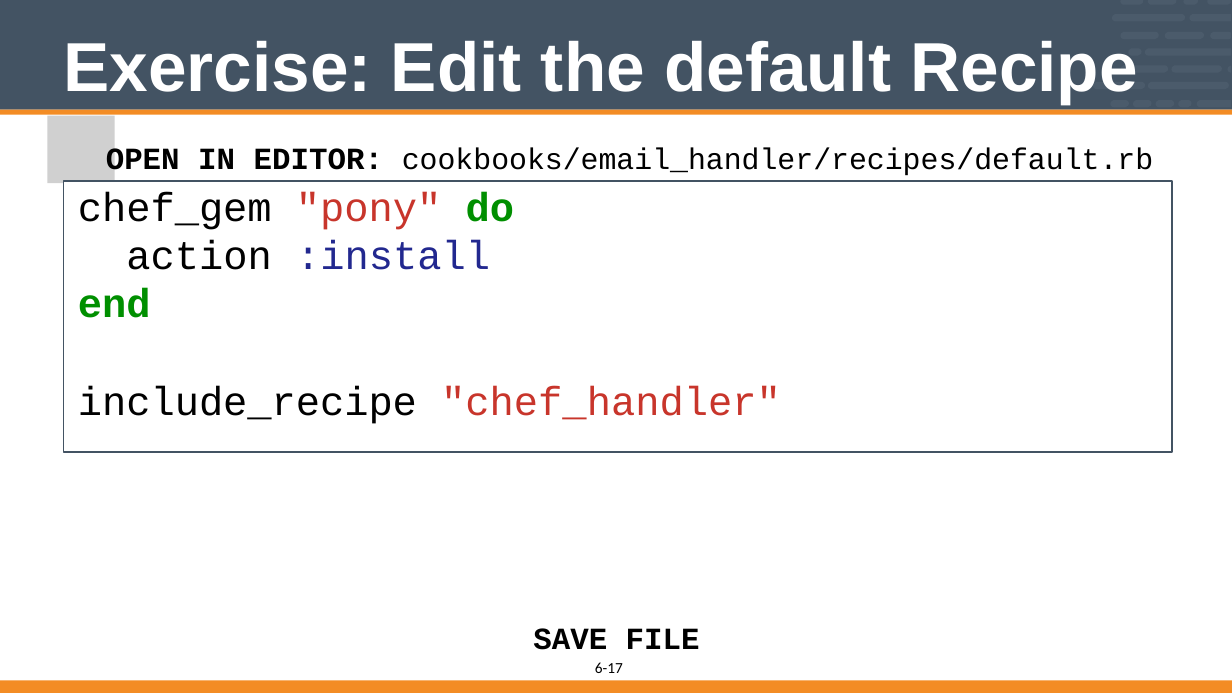
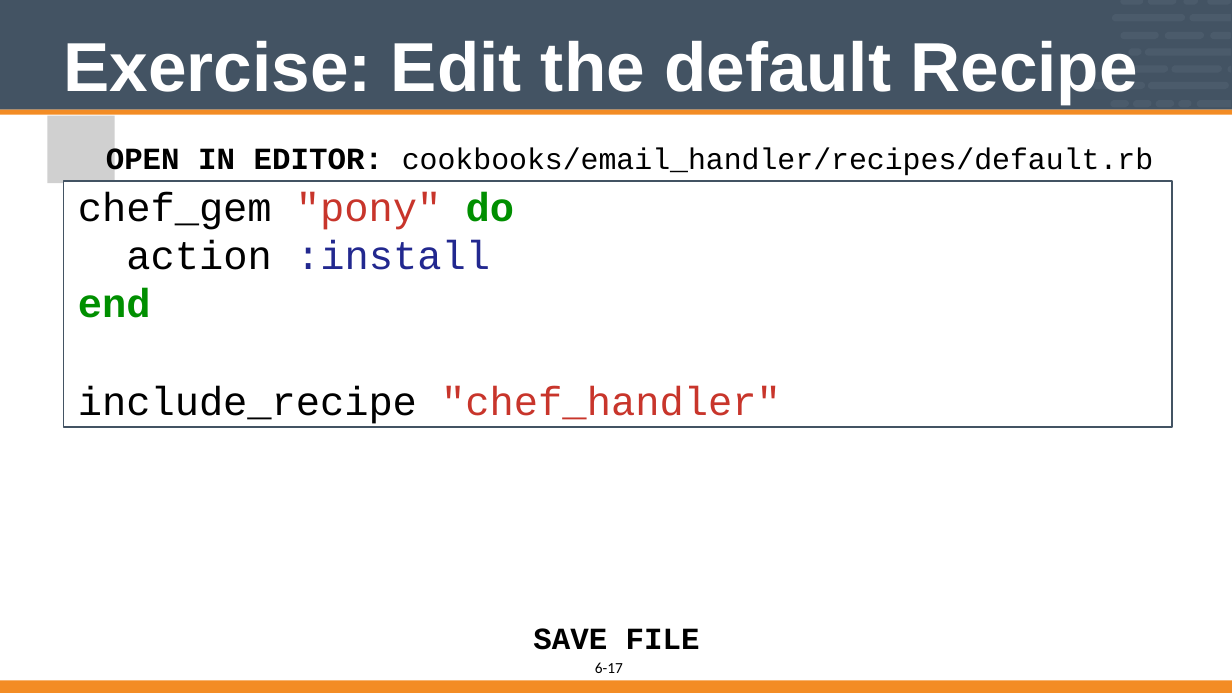
Before and after one commit to vinyar/chef-intermediate, a slide deck: slide 17 of 06-implementing_chef_handlers.pptx. Drawn at 1232x693 pixels with LibreOffice and Linux fonts; fonts in the diff are those of the drawing; grey boxes stand for pictures. Boxes give left, top, right and bottom in pixels: in the first picture for what was removed or moved away, otherwise in the second. Text is boxed around its words. In the diff, an @@ line names an element or a change of style, - is before the commit and + after.

```diff
--- a/06-implementing_chef_handlers.pptx
+++ b/06-implementing_chef_handlers.pptx
@@ rectangle "chef_gem "pony" do": place and size @@
-rectangle "chef_gem "pony" do" at box(64, 181, 1172, 452)
+rectangle "chef_gem "pony" do" at box(64, 181, 1172, 427)
```
Also in this commit, not shown: 7 other slides changed, 1 slide added.
